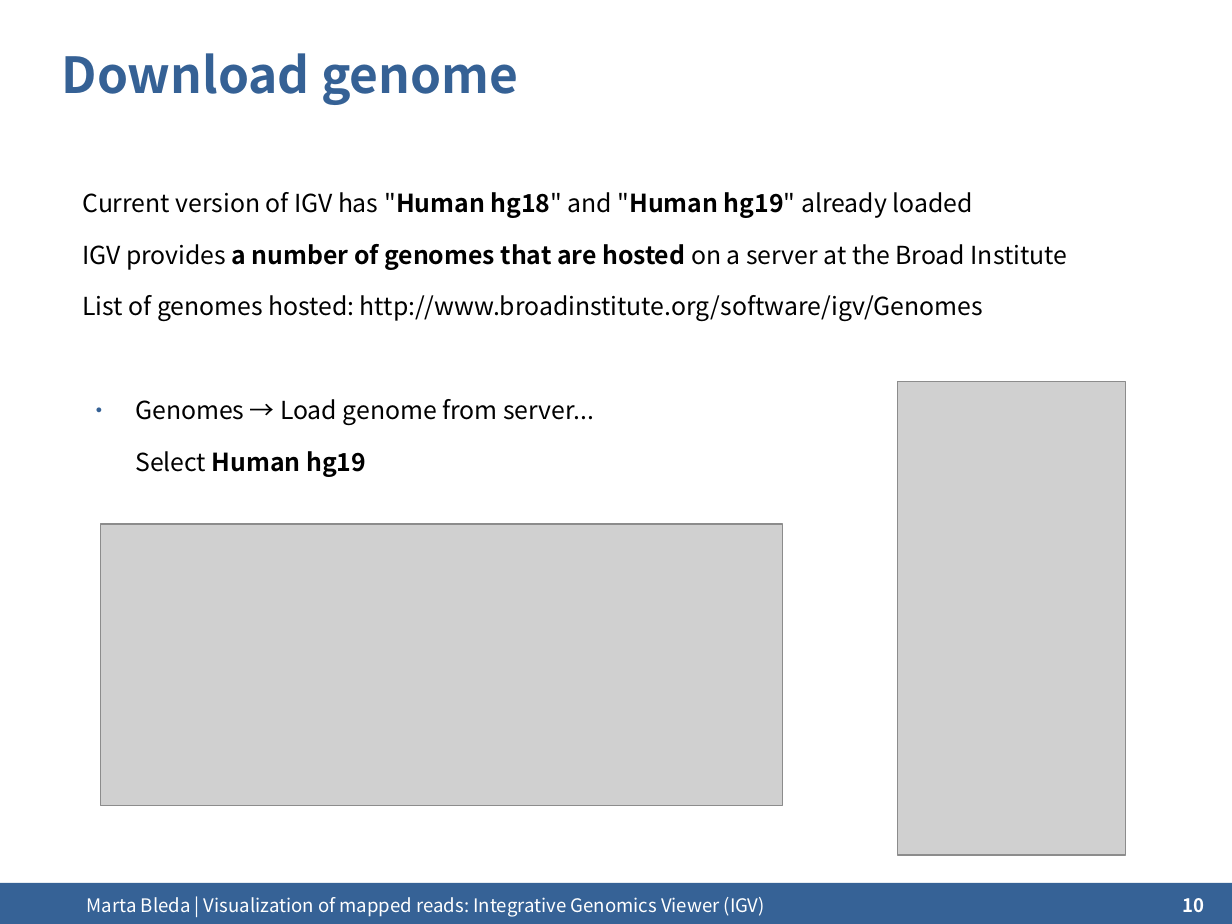
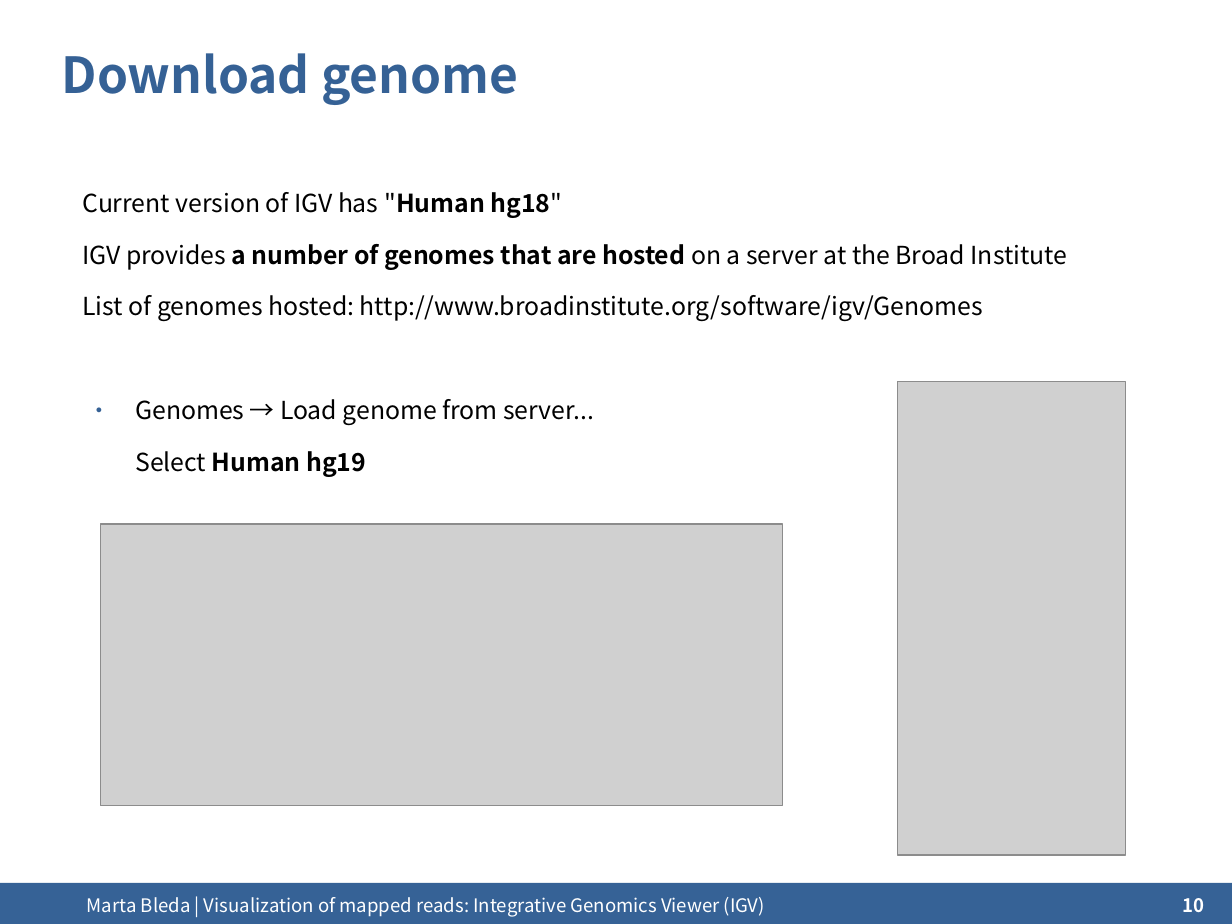
Before and after one commit to ngs-course/ngs-course.github.io, a slide deck: slide 10 of Course_Materials/visualization/presentation/2015-10-visualization_igv.odp. Drawn at 1232x924 pixels with LibreOffice and Linux fonts; fonts in the diff are those of the drawing; grey boxes stand for pictures; background and template pictures are left out. Boxes give left, top, right and bottom in pixels: in the first picture for what was removed or moved away, otherwise in the second. Text is boxed around its words. In the diff, an @@ line names an element or a change of style, - is before the commit and + after.

```diff
--- a/Course_Materials/visualization/presentation/2015-10-visualization_igv.odp
+++ b/Course_Materials/visualization/presentation/2015-10-visualization_igv.odp
@@ text at (x1=82, y1=192, x2=563, y2=218): text changed @@
-Current version of IGV has "Human hg18" and "Human hg19" already loaded
+Current version of IGV has "Human hg18"
```
Also in this commit, not shown: 1 other slide changed, 1 other file.
